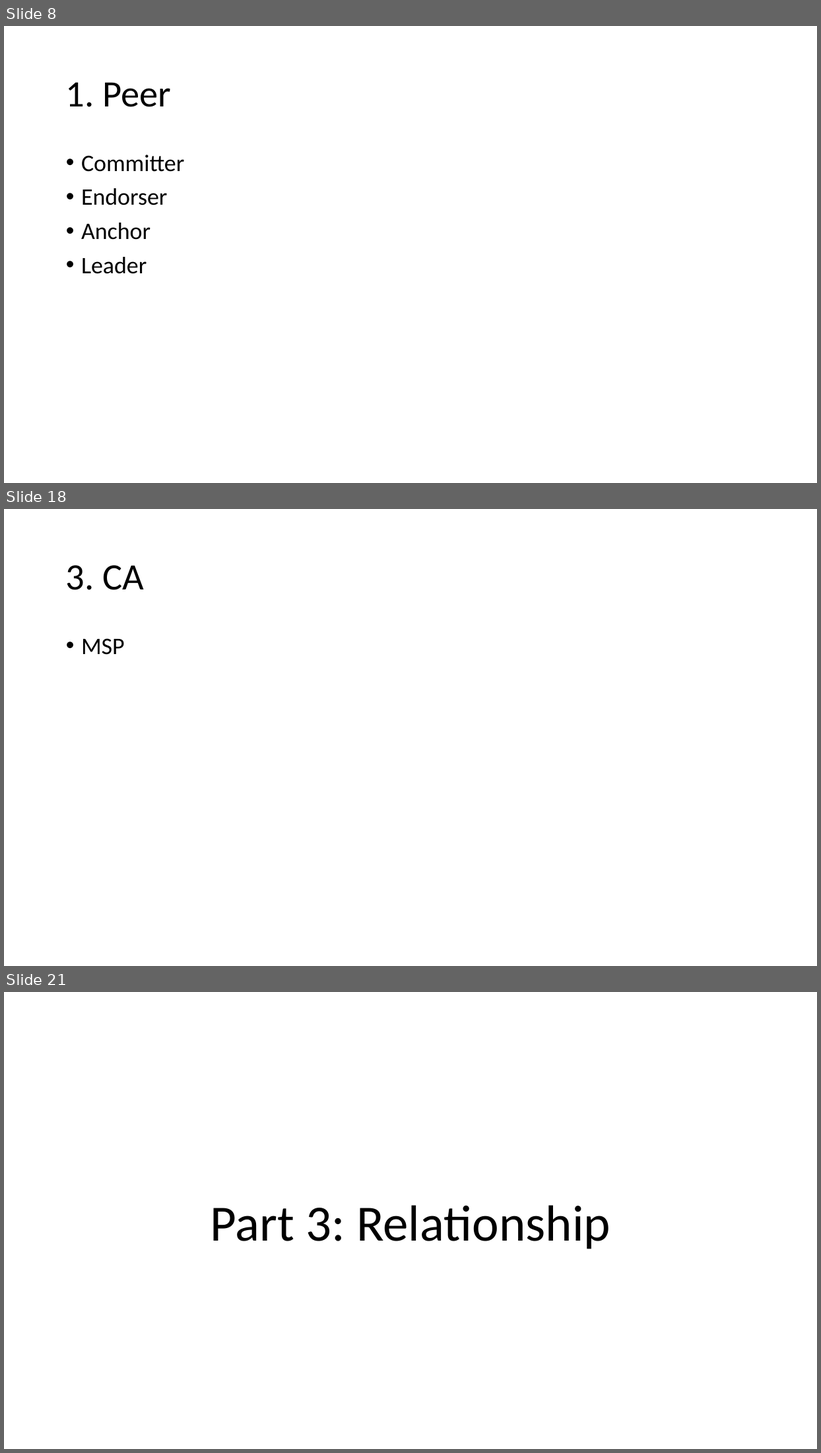
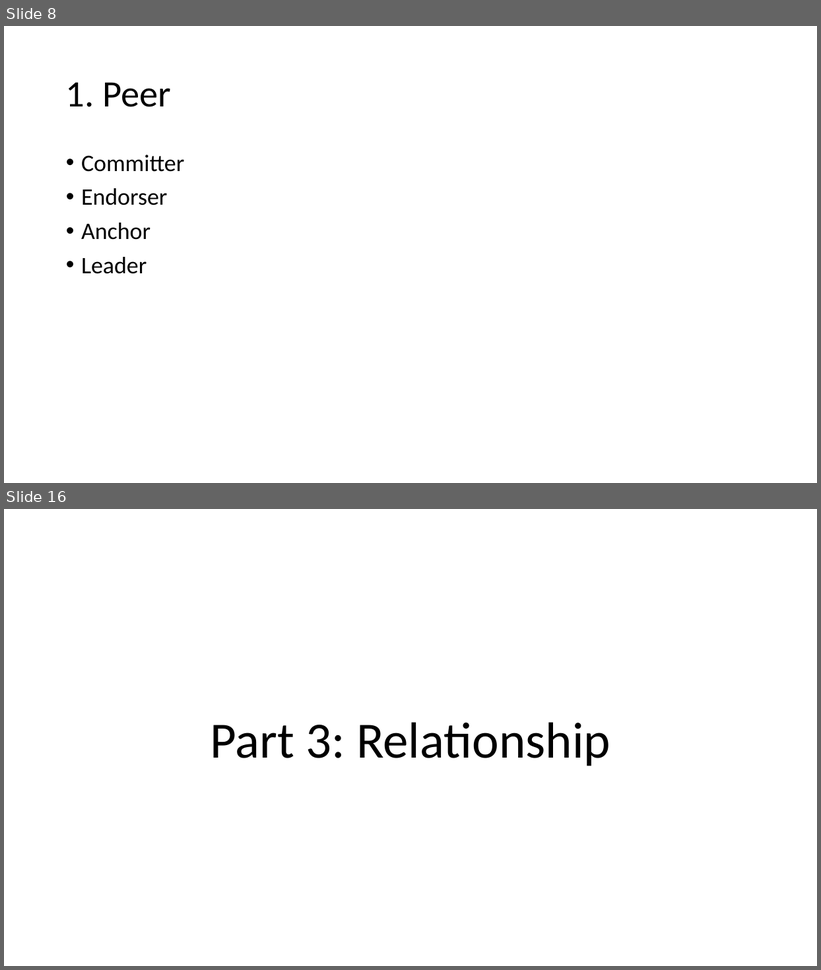
Before and after one commit to freekatz/Blockchain-Notes, a slide deck: fabric notes/【2020.12.26】Fabric Network Runtime Architecture.pptx. Shown one above the other, each under a label of ours: slides 8, 18 and 21 before the commit, slides 8 and 16 after it; the slides between them are not shown. The pictures are 821x1453 and 821x970 pixels, drawn with LibreOffice and Linux fonts; fonts in the diff are those of the drawing. Boxes give left, top, right and bottom in pixels: in the first picture for what was removed or moved away, otherwise in the second. Text is boxed around its words. In the diff, an @@ line names an element or a change of style, - is before the commit and + after.

```diff
--- a/fabric notes/【2020.12.26】Fabric Network Runtime Architecture.pptx
+++ b/fabric notes/【2020.12.26】Fabric Network Runtime Architecture.pptx
@@ slide 18 removed at [4, 509, 817, 966], background #FFFFFF @@
@@ title removed at [66, 565, 144, 590] @@
-3. CA
@@ text removed at [81, 638, 125, 655] @@
-• MSP
@@ what was slide 21 is now slide 16 @@
```
Also in this commit, not shown: 8 slides changed, 5 other slides removed, 8 other files.
